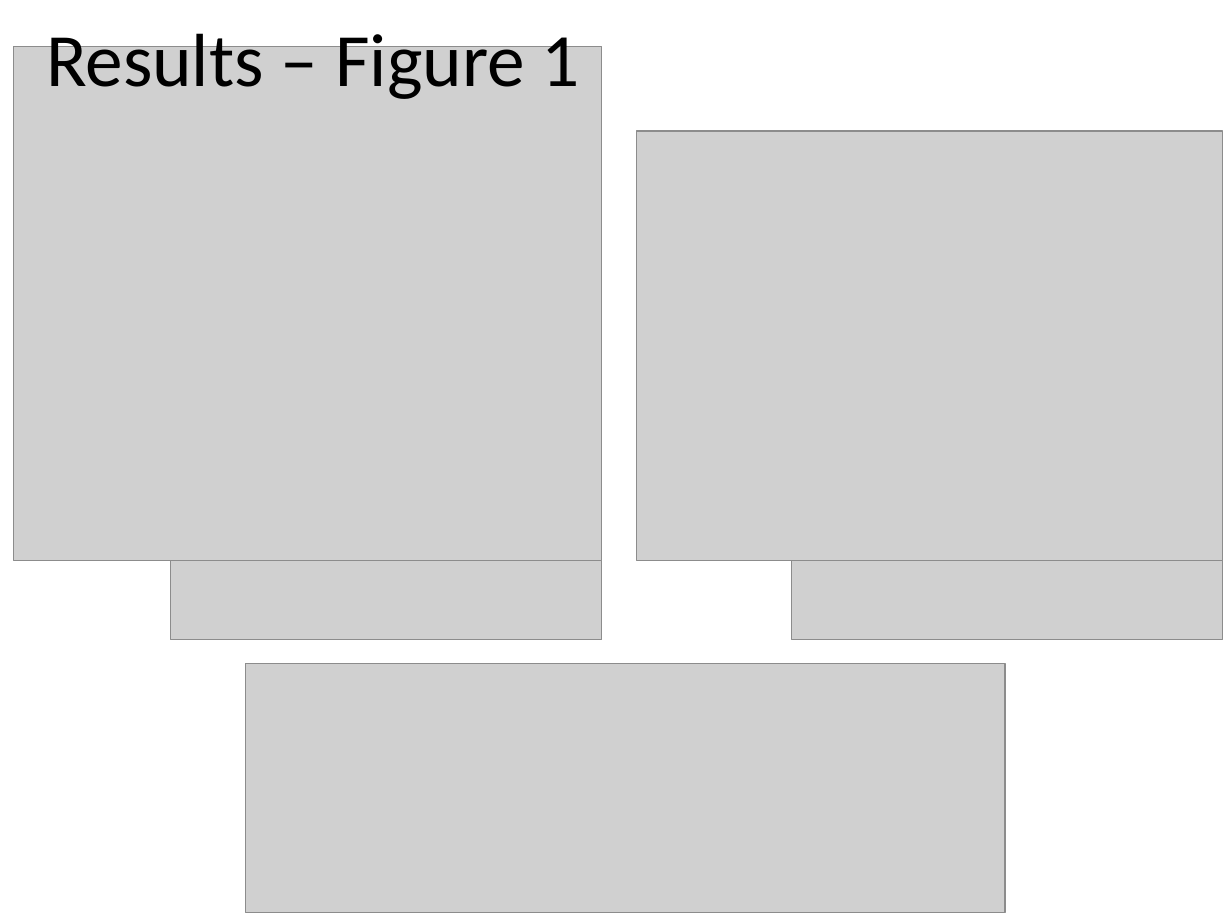
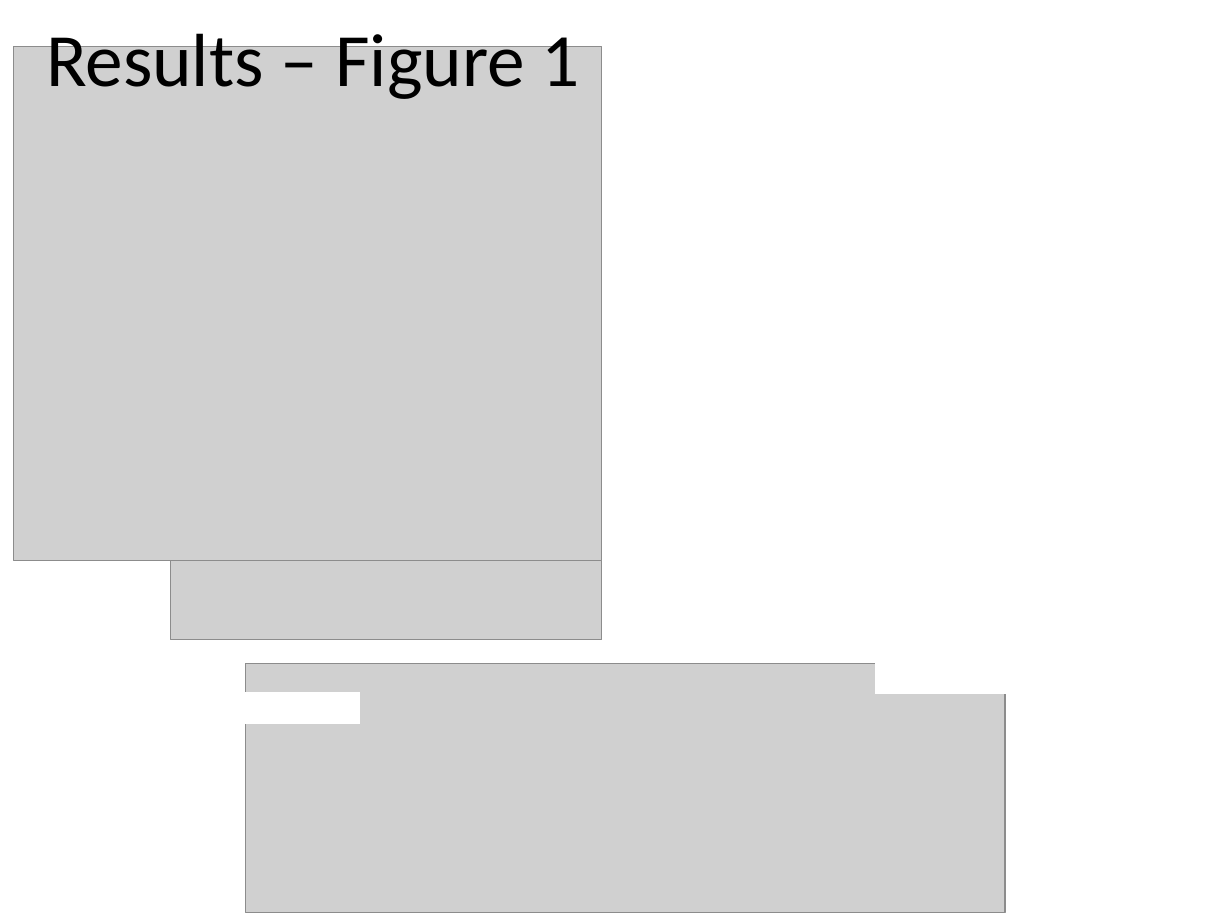
Before and after one commit to droglenc/NCNRS349, a slide deck: slide 6 of modules/MgmntCWH/READING_Christensenetal_1996.pptx. Drawn at 1232x924 pixels with LibreOffice and Linux fonts; fonts in the diff are those of the drawing; grey boxes stand for pictures. Boxes give left, top, right and bottom in pixels: in the first picture for what was removed or moved away, otherwise in the second. Text is boxed around its words. In the diff, an @@ line names an element or a change of style, - is before the commit and + after.

```diff
--- a/modules/MgmntCWH/READING_Christensenetal_1996.pptx
+++ b/modules/MgmntCWH/READING_Christensenetal_1996.pptx
@@ rectangle added at (618,111,1222,641), fill #FFFFFF, outline #FFFFFF 1 pt @@
@@ rectangle added at (876,663,1005,692), fill #FFFFFF, outline #FFFFFF 1 pt @@
@@ rectangle added at (230,694,360,723), fill #FFFFFF, outline #FFFFFF 1 pt @@
```
Also in this commit, not shown: 2 other slides changed, 3 other files.
